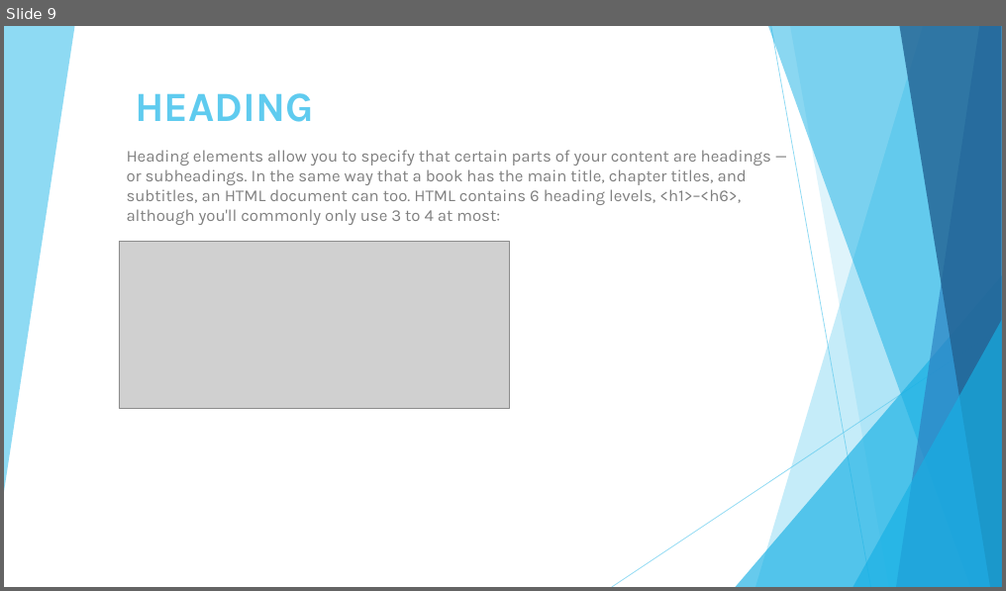
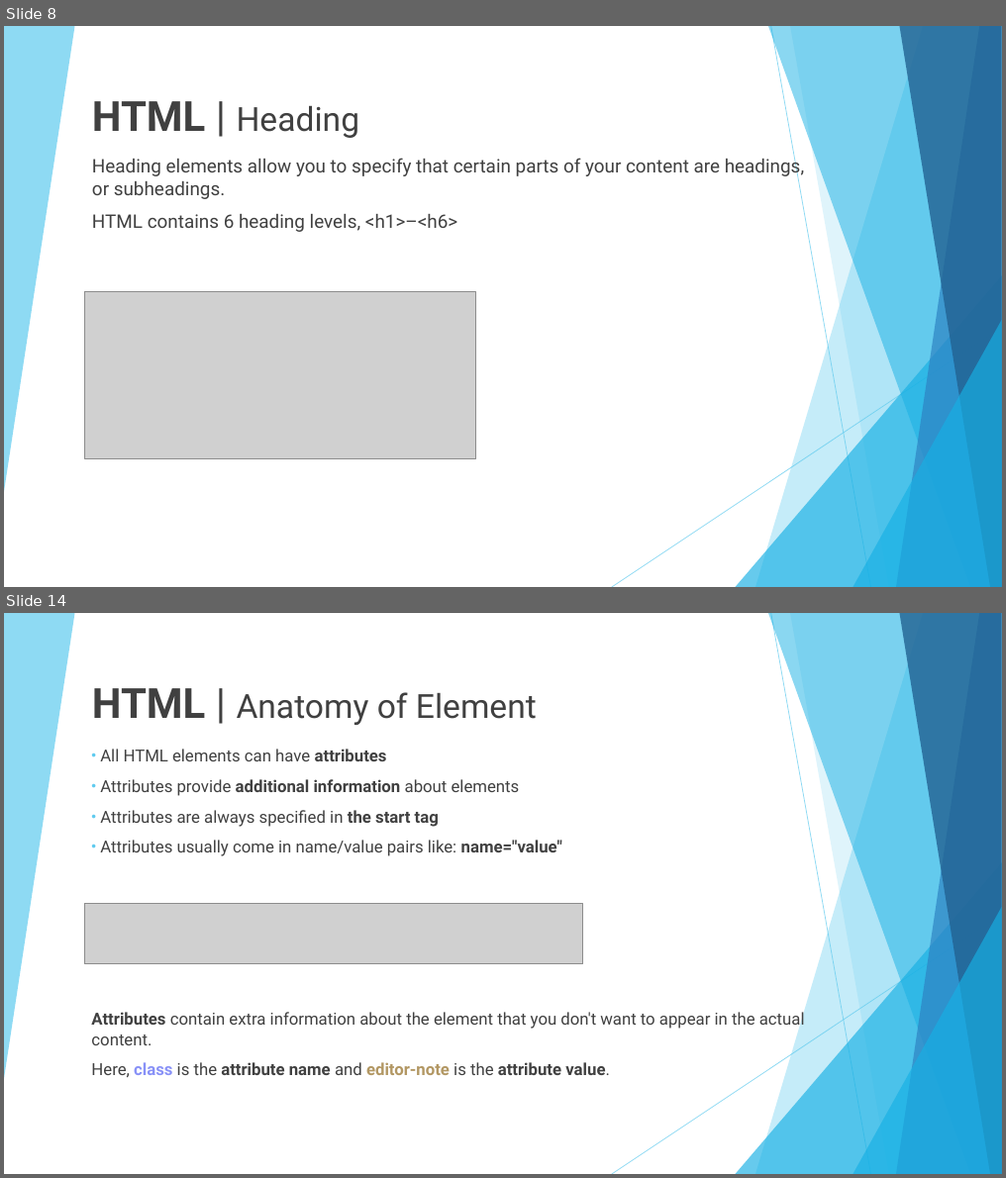
Before and after one commit to 01Primo/slides, a slide deck: 03_HTML.pptx. Shown one above the other, each under a label of ours: slide 9 before the commit, slides 8 and 14 after it; the slides between them are not shown. The pictures are 1006x591 and 1006x1178 pixels, drawn with LibreOffice and Linux fonts; fonts in the diff are those of the drawing; grey boxes stand for pictures. Boxes give left, top, right and bottom in pixels: in the first picture for what was removed or moved away, otherwise in the second. Text is boxed around its words. In the diff, an @@ line names an element or a change of style, - is before the commit and + after.

```diff
--- a/03_HTML.pptx
+++ b/03_HTML.pptx
@@ slide 14 added at <box>4,613,1002,1174</box>, background #FFFFFF; not listed: 10 template elements that a slide beside it also shows @@
@@ text added at <box>92,688,537,725</box>, 32 pt, text #404040 @@
+HTML | Anatomy of Element
@@ subtitle added at <box>100,749,562,857</box>, 16 pt, text #404040 @@
+• All HTML elements can have attributes
+• Attributes provide additional information about elements
+• Attributes are always specified in the start tag
+• Attributes usually come in name/value pairs like: name="value"
@@ picture added at <box>84,904,583,964</box> @@
@@ text added at <box>91,1010,805,1077</box>, 16 pt, text #404040 @@
+Attributes contain extra information about the element that you don't want to appear in the actual content.
+Here, class is the attribute name and editor-note is the attribute value.
@@ what was slide 9 is now slide 8 @@
@@ slide 8 changed as well @@
@@ text at <box>92,101,360,138</box>: text changed; size 40 to 32 pt; font Karla to Roboto; text colour #5FCBEF to #404040; bold off @@
-HEADING
+HTML | Heading
@@ subtitle at <box>92,156,804,232</box>: text changed; size 16 to 18 pt; font Karla to Roboto; text colour #808080 to #404040 @@
-Heading elements allow you to specify that certain parts of your content are headings — or subheadings. In the same way that a book has the main title, chapter titles, and subtitles, an HTML document can too. HTML contains 6 heading levels, <h1>–<h6>, although you'll commonly only use 3 to 4 at most:
+Heading elements allow you to specify that certain parts of your content are headings, or subheadings.
+HTML contains 6 heading levels, <h1>–<h6>
@@ picture: place and size @@
-picture at <box>119,241,509,408</box>
+picture at <box>85,291,475,460</box>
```
Also in this commit, not shown: 6 other slides changed, 27 other slides added, 8 slides removed, 5 other files.
